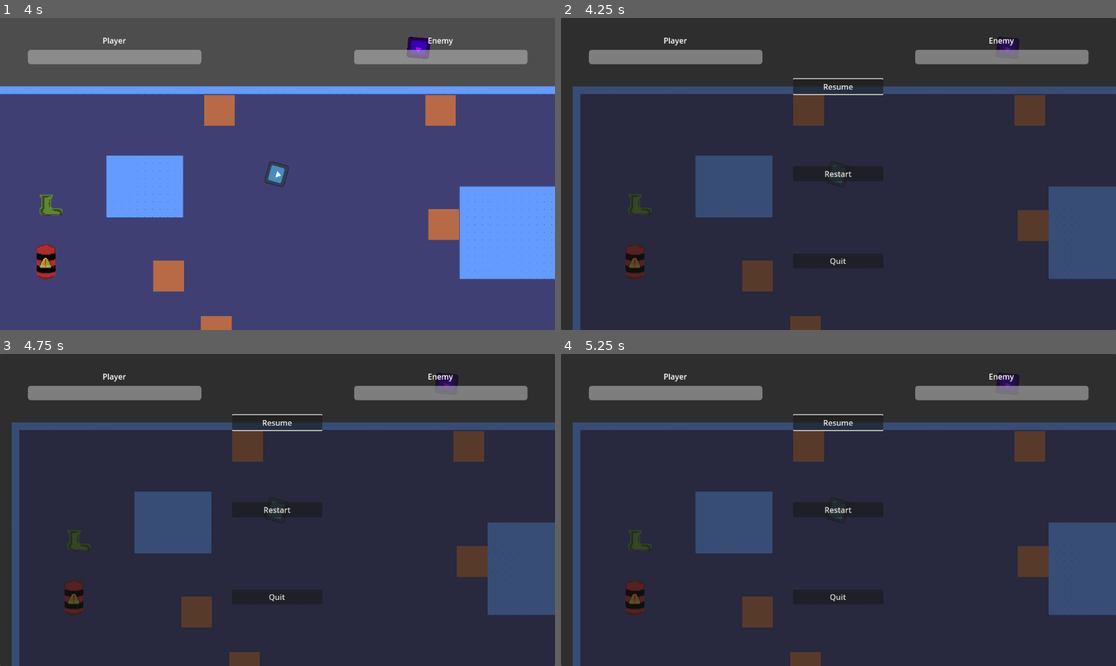
Above: before the commit, frames 1-4 (two rows, left to right).
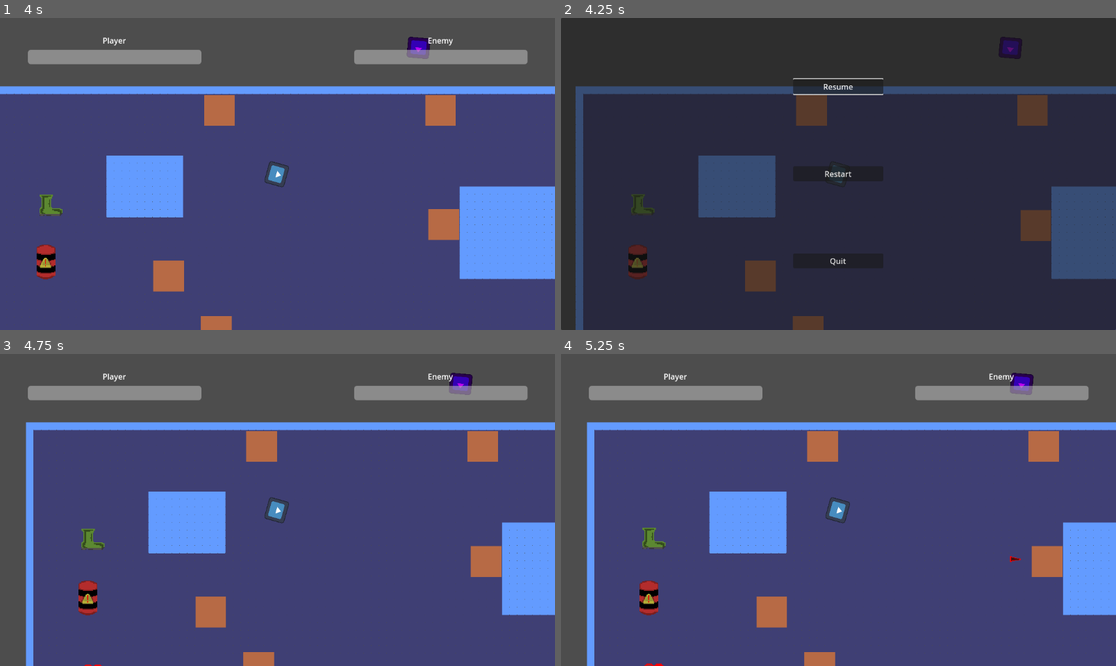
Above: after the commit, the same moments.

Repository: Gorgun-North/project-x
Game: Godot game, scene res://scenes/level_scenes/root.tscn
Same seed, same stepped clock (60 frames per second), same inputs: the game is played once before the commit and once after it. The engine's default icon, where the game draws it, is replaced by a stand-in: a white triangle on a blue panel in a dark square.
Inputs (mouse positions are in pixels of both pictures, inside the frame that each line leads up to):
- Up to frame 1 (4 s): move the mouse to (399, 158) at 0.52 s; hold D (WASD_RIGHT) 0.53-1.28 s; click (399, 158) at 0.6 s; move the mouse to (166, 189) at 1.27 s; hold S (WASD_DOWN) 1.28-2.03 s; tap Space (SPACEBAR) at 1.35, 2.85 s; move the mouse to (333, 105) at 2.02 s; hold D (WASD_RIGHT) 2.03-2.78 s; click (333, 105) at 2.1 s; move the mouse to (249, 236) at 2.77 s; hold W (WASD_UP) 2.78-3.53 s; move the mouse to (444, 220) at 3.52 s; hold A (WASD_LEFT) from 3.53 s (still down); click (444, 220) at 3.6 s
- Up to frame 2 (4.25 s): keep holding A (WASD_LEFT); tap Escape (ESC) at 4.15 s
- Up to frame 3 (4.75 s): release A (WASD_LEFT) at 4.25 s; click "Resume" at 4.25 s
- Up to frame 4 (5.25 s): click (838, 510) at 5 s, where only the run before the commit has a clickable "Restart"

Frame 1 is identical in both runs. In frame 2, 4.9% of the frame differs, in the area x 2-100%, y 6-100%; in frame 3, 96%; in frame 4, 96%, in the area x 0-100%, y 0-100%.

Commit message:
fixed pause menu bug where the mouse could not click on anything

Diff:
--- a/scenes/UI_scenes/pause_game_hud.tscn
+++ b/scenes/UI_scenes/pause_game_hud.tscn
@@ -1,17 +1,51 @@
-[gd_scene load_steps=3 format=3 uid="uid://bbpvhvlitgexu"]
+[gd_scene load_steps=2 format=3 uid="uid://bbpvhvlitgexu"]
 
-[ext_resource type="Script" uid="uid://c5py1v404x4bt" path="res://scripts/ui_scripts/pause_menu_script.gd" id="1_137s6"]
-[ext_resource type="Script" uid="uid://cvagaxo832wvp" path="res://scripts/ui_scripts/go_to_pause_menu_script.gd" id="2_boc6r"]
+[sub_resource type="GDScript" id="GDScript_hh6xy"]
+script/source = "extends Control
+class_name pausemenu
+
+func _process(delta: float) -> void:
+	if Input.is_action_just_pressed(\"ESC\"):
+		if get_tree().paused == false:
+			pause()
+		elif get_tree().paused == true:
+			resume()
+
+func _ready() -> void:
+	self.hide()
+
+func resume() -> void:
+	self.hide()
+	get_tree().paused = false
+
+func pause() -> void:
+	get_tree().paused = true
+	self.show()
+	$PanelContainer/VBoxContainer/Resume.grab_focus()
+
+
+func _on_resume_pressed() -> void:
+	resume()
+
+
+func _on_restart_pressed() -> void:
+	resume()
+	get_tree().reload_current_scene()
+
+
+func _on_quit_pressed() -> void:
+	get_tree().quit()
+"
 
 [node name="PauseGameHud" type="Control"]
-process_mode = 2
+process_mode = 3
 layout_mode = 3
 anchors_preset = 15
 anchor_right = 1.0
 anchor_bottom = 1.0
 grow_horizontal = 2
 grow_vertical = 2
-script = ExtResource("1_137s6")
+script = SubResource("GDScript_hh6xy")
 
 [node name="PanelContainer" type="PanelContainer" parent="."]
 layout_mode = 1
@@ -47,11 +81,6 @@
 focus_neighbor_bottom = NodePath("../Resume")
 text = "Quit"
 
-[node name="Pausegame" type="Node" parent="." node_paths=PackedStringArray("pausemenu_node")]
-process_mode = 1
-script = ExtResource("2_boc6r")
-pausemenu_node = NodePath("..")
-
 [connection signal="pressed" from="PanelContainer/VBoxContainer/Resume" to="." method="_on_resume_pressed"]
 [connection signal="pressed" from="PanelContainer/VBoxContainer/Restart" to="." method="_on_restart_pressed"]
 [connection signal="pressed" from="PanelContainer/VBoxContainer/Quit" to="." method="_on_quit_pressed"]
--- a/scripts/ui_scripts/go_to_pause_menu_script.gd
+++ b/scripts/ui_scripts/go_to_pause_menu_script.gd
@@ -2,7 +2,7 @@
 
 @export var pausemenu_node: pausemenu
 
-func _input(_event: InputEvent) -> void:
+func _process(delta: float) -> void:
 	if Input.is_action_just_pressed("ESC"):
 		if pausemenu_node:
 			if get_tree().paused == false:
--- a/scripts/ui_scripts/healthbar_script.gd
+++ b/scripts/ui_scripts/healthbar_script.gd
@@ -22,3 +22,7 @@
 			self.hide()
 	if enemy:
 		enemy_healthbar.value = enemy.health
+	if get_tree().paused:
+		self.hide()
+	else:
+		self.show()
--- a/scripts/ui_scripts/pause_menu_script.gd
+++ /dev/null
@@ -1,26 +0,0 @@
-extends Control
-class_name pausemenu
-
-func _ready() -> void:
-	self.hide()
-
-func resume() -> void:
-	self.hide()
-	get_tree().paused = false
-
-func pause() -> void:
-	get_tree().paused = true
-	self.show()
-	$PanelContainer/VBoxContainer/Resume.grab_focus()
-
-func _on_resume_pressed() -> void:
-	resume()
-
-
-func _on_restart_pressed() -> void:
-	resume()
-	get_tree().reload_current_scene()
-
-
-func _on_quit_pressed() -> void:
-	get_tree().quit()
Not shown, removed: scripts/ui_scripts/pause_menu_script.gd.uid
